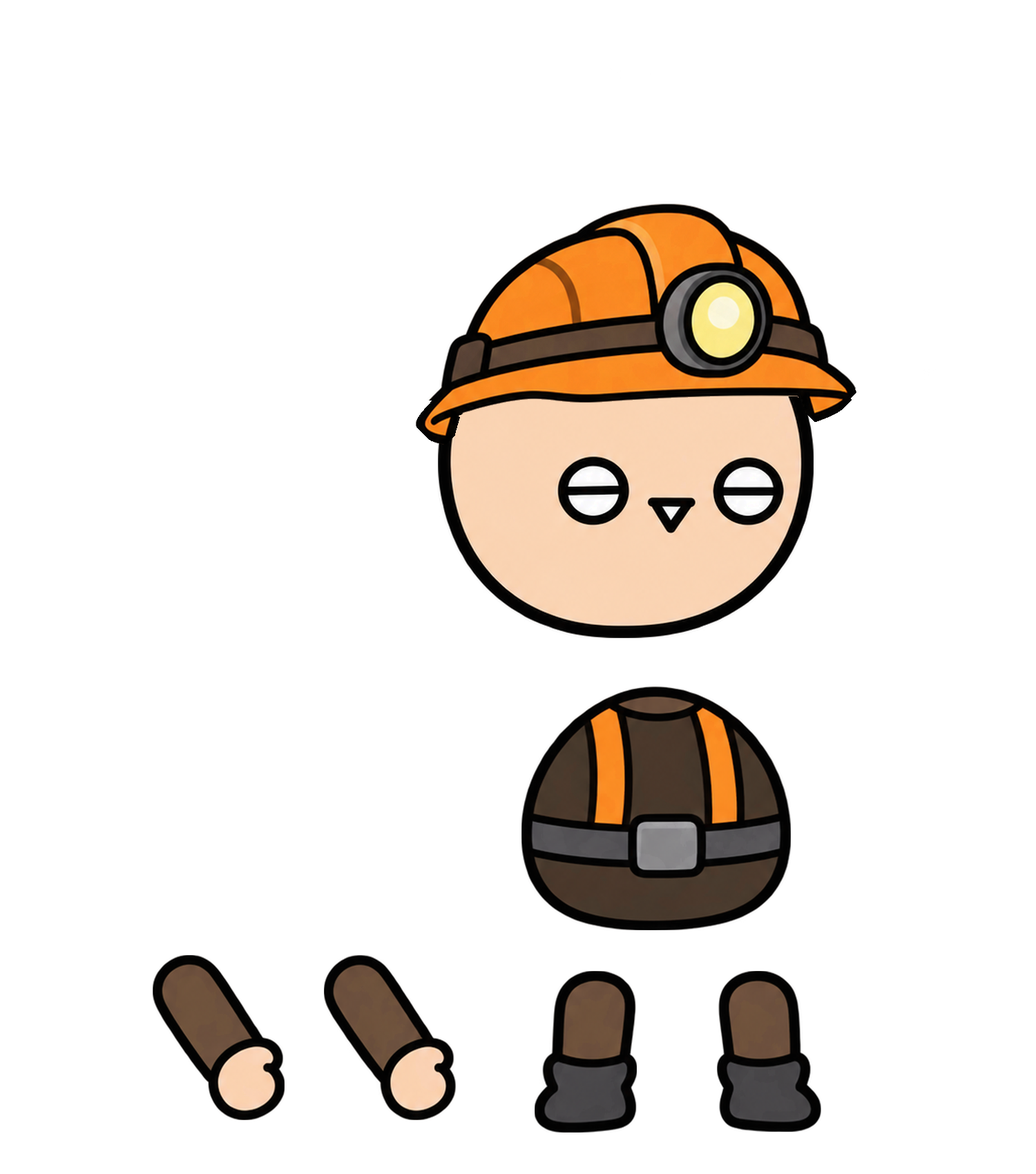
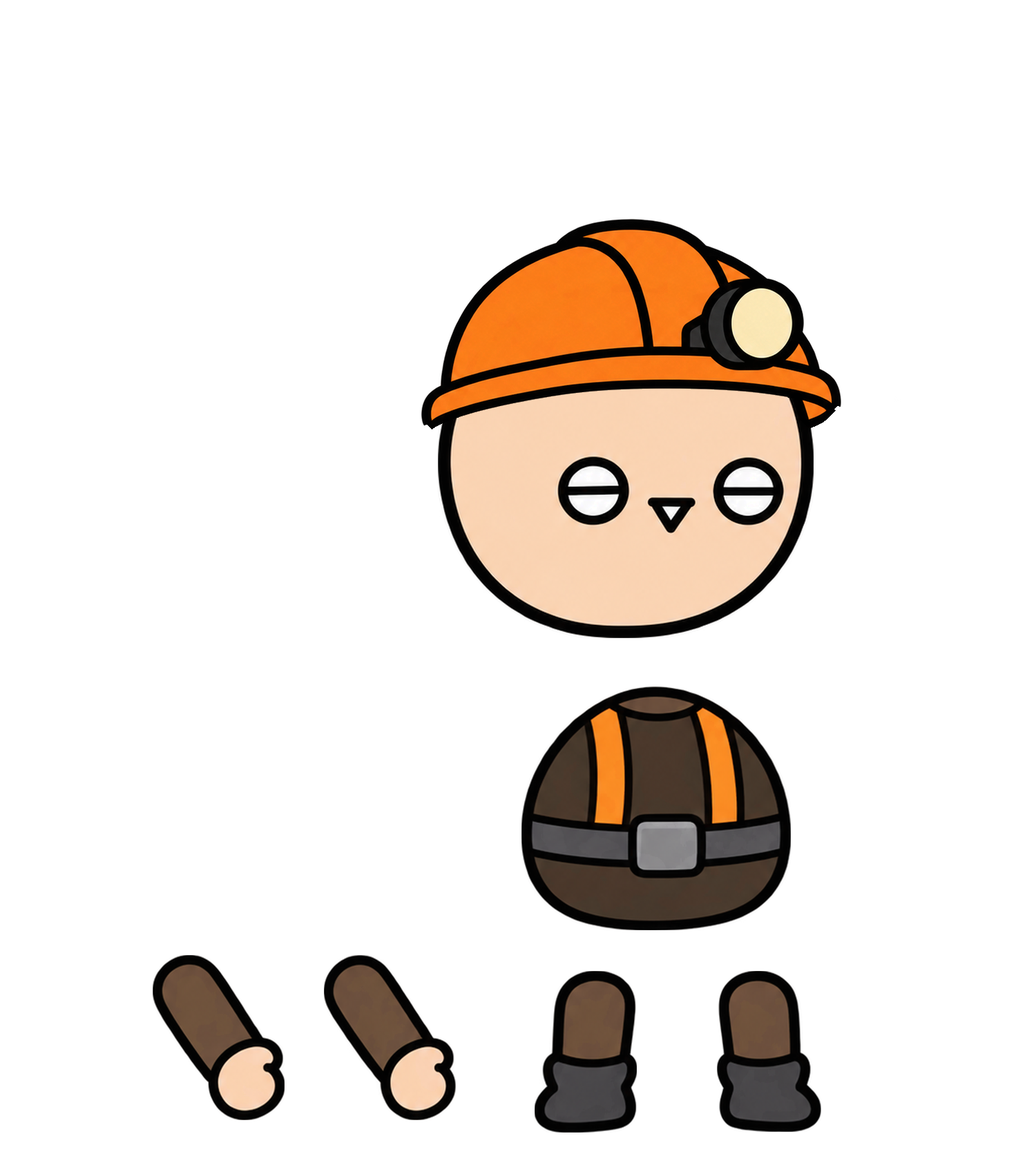
Revision of a layered w=1036, h=1174 image; what changed, layer by layer:
painted on "머리" over bbox(415, 201, 857, 445)
